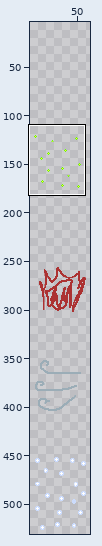
Edited in one commit: pixel-art file (assets/images/effect_tileset.aseprite). The first picture is a wide view before the edit; the outline marks the close-up.
Close-up. The starting point:
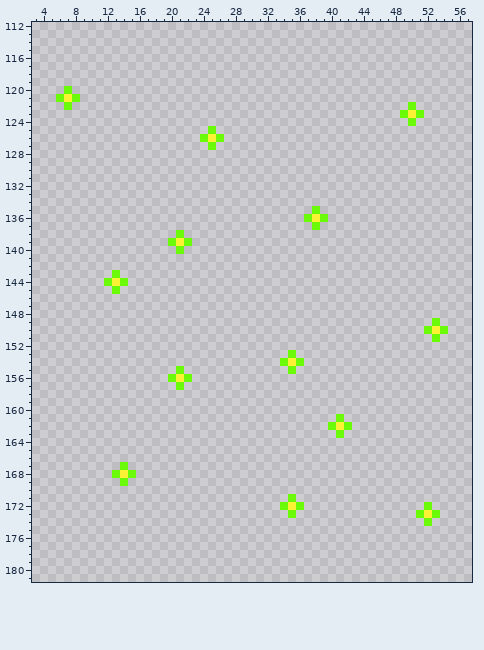
64x448 pixels, 1 frame. Shown: x 3..57, y 112..181. The old version is drawn lined up with the new one, on the new canvas. The wide view leaves out empty margins. The commit also changed other parts of the picture, which this record leaves out.
And afterwards:
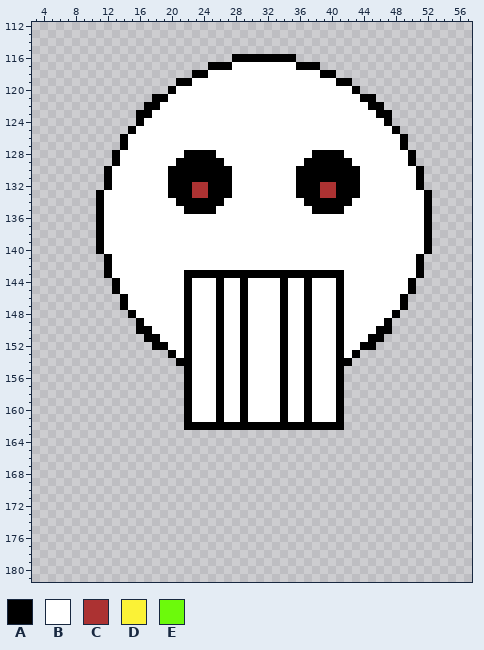
Palette (. is transparent): A #000000  B #ffffff  C #ac3232  D #fbf236  E #6cfa0b
From old to new:
canvas 64x448 -> 64x560, the old top-left corner now at 0,112
@@ x 3..57 @@
 115 .......................................................
-116 .......................................................
-117 .......................................................
-118 .......................................................
-119 .......................................................
-120 ....E..................................................
-121 ...EDE.................................................
-122 ....E..........................................E.......
-123 ..............................................EDE......
-124 ...............................................E.......
-125 ......................E................................
-126 .....................EDE...............................
-127 ......................E................................
-128 .......................................................
-129 .......................................................
-130 .......................................................
-131 .......................................................
-132 .......................................................
-133 .......................................................
-134 .......................................................
-135 ...................................E...................
-136 ..................................EDE..................
-137 ...................................E...................
-138 ..................E....................................
-139 .................EDE...................................
-140 ..................E....................................
-141 .......................................................
-142 .......................................................
-143 ..........E............................................
-144 .........EDE...........................................
-145 ..........E............................................
-146 .......................................................
-147 .......................................................
-148 .......................................................
-149 ..................................................E....
-150 .................................................EDE...
-151 ..................................................E....
-152 .......................................................
-153 ................................E......................
-154 ...............................EDE.....................
-155 ..................E.............E......................
-156 .................EDE...................................
-157 ..................E....................................
-158 .......................................................
-159 .......................................................
-160 .......................................................
-161 ......................................E................
-162 .....................................EDE...............
-163 ......................................E................
+116 .........................AAAAAAAA......................
+117 ......................AAABBBBBBBBAAA...................
+118 ....................AABBBBBBBBBBBBBBAA.................
+119 ..................AABBBBBBBBBBBBBBBBBBAA...............
+120 .................ABBBBBBBBBBBBBBBBBBBBBBA..............
+121 ...............AABBBBBBBBBBBBBBBBBBBBBBBBAA............
+122 ..............AABBBBBBBBBBBBBBBBBBBBBBBBBBAA...........
+123 .............AABBBBBBBBBBBBBBBBBBBBBBBBBBBBAA..........
+124 .............ABBBBBBBBBBBBBBBBBBBBBBBBBBBBBBA..........
+125 ............ABBBBBBBBBBBBBBBBBBBBBBBBBBBBBBBBA.........
+126 ...........ABBBBBBBBBBBBBBBBBBBBBBBBBBBBBBBBBBA........
+127 ...........ABBBBBBBBBBBBBBBBBBBBBBBBBBBBBBBBBBA........
+128 ..........ABBBBBBBBAAAABBBBBBBBBBBBAAAABBBBBBBBA.......
+129 ..........ABBBBBBBAAAAAABBBBBBBBBBAAAAAABBBBBBBA.......
+130 .........ABBBBBBBAAAAAAAABBBBBBBBAAAAAAAABBBBBBBA......
+131 .........ABBBBBBBAAAAAAAABBBBBBBBAAAAAAAABBBBBBBA......
+132 .........ABBBBBBBAAACCAAABBBBBBBBAAACCAAABBBBBBBA......
+133 ........ABBBBBBBBAAACCAAABBBBBBBBAAACCAAABBBBBBBBA.....
+134 ........ABBBBBBBBBAAAAAABBBBBBBBBBAAAAAABBBBBBBBBA.....
+135 ........ABBBBBBBBBBAAAABBBBBBBBBBBBAAAABBBBBBBBBBA.....
+136 ........ABBBBBBBBBBBBBBBBBBBBBBBBBBBBBBBBBBBBBBBBA.....
+137 ........ABBBBBBBBBBBBBBBBBBBBBBBBBBBBBBBBBBBBBBBBA.....
+138 ........ABBBBBBBBBBBBBBBBBBBBBBBBBBBBBBBBBBBBBBBBA.....
+139 ........ABBBBBBBBBBBBBBBBBBBBBBBBBBBBBBBBBBBBBBBBA.....
+140 ........ABBBBBBBBBBBBBBBBBBBBBBBBBBBBBBBBBBBBBBBBA.....
+141 .........ABBBBBBBBBBBBBBBBBBBBBBBBBBBBBBBBBBBBBBA......
+142 .........ABBBBBBBBBBBBBBBBBBBBBBBBBBBBBBBBBBBBBBA......
+143 .........ABBBBBBBBBAAAAAAAAAAAAAAAAAAAABBBBBBBBBA......
+144 ..........ABBBBBBBBABBBABBABBBBABBABBBABBBBBBBBA.......
+145 ..........ABBBBBBBBABBBABBABBBBABBABBBABBBBBBBBA.......
+146 ...........ABBBBBBBABBBABBABBBBABBABBBABBBBBBBA........
+147 ...........ABBBBBBBABBBABBABBBBABBABBBABBBBBBBA........
+148 ............ABBBBBBABBBABBABBBBABBABBBABBBBBBA.........
+149 .............ABBBBBABBBABBABBBBABBABBBABBBBBA..........
+150 .............AABBBBABBBABBABBBBABBABBBABBBBAA..........
+151 ..............AABBBABBBABBABBBBABBABBBABBBAA...........
+152 ...............AABBABBBABBABBBBABBABBBABBAA............
+153 .................ABABBBABBABBBBABBABBBABA..............
+154 ..................AABBBABBABBBBABBABBBAA...............
+155 ...................ABBBABBABBBBABBABBBA................
+156 ...................ABBBABBABBBBABBABBBA................
+157 ...................ABBBABBABBBBABBABBBA................
+158 ...................ABBBABBABBBBABBABBBA................
+159 ...................ABBBABBABBBBABBABBBA................
+160 ...................ABBBABBABBBBABBABBBA................
+161 ...................ABBBABBABBBBABBABBBA................
+162 ...................AAAAAAAAAAAAAAAAAAAA................
+163 .......................................................
 164 .......................................................
@@ x 3..57 @@
 166 .......................................................
-167 ...........E...........................................
-168 ..........EDE..........................................
-169 ...........E...........................................
+167 .......................................................
+168 .......................................................
+169 .......................................................
 170 .......................................................
-171 ................................E......................
-172 ...............................EDE...............E.....
-173 ................................E...............EDE....
-174 .................................................E.....
+171 .......................................................
+172 .......................................................
+173 .......................................................
+174 .......................................................
 175 .......................................................
Where, in picture pixels (left, top, right, bottom), the same in both close-ups:
changed: (96, 54, 448, 438)
erased: (56, 86, 80, 110)
erased: (112, 462, 136, 486)
erased: (280, 494, 304, 518)
erased: (416, 502, 440, 526)
